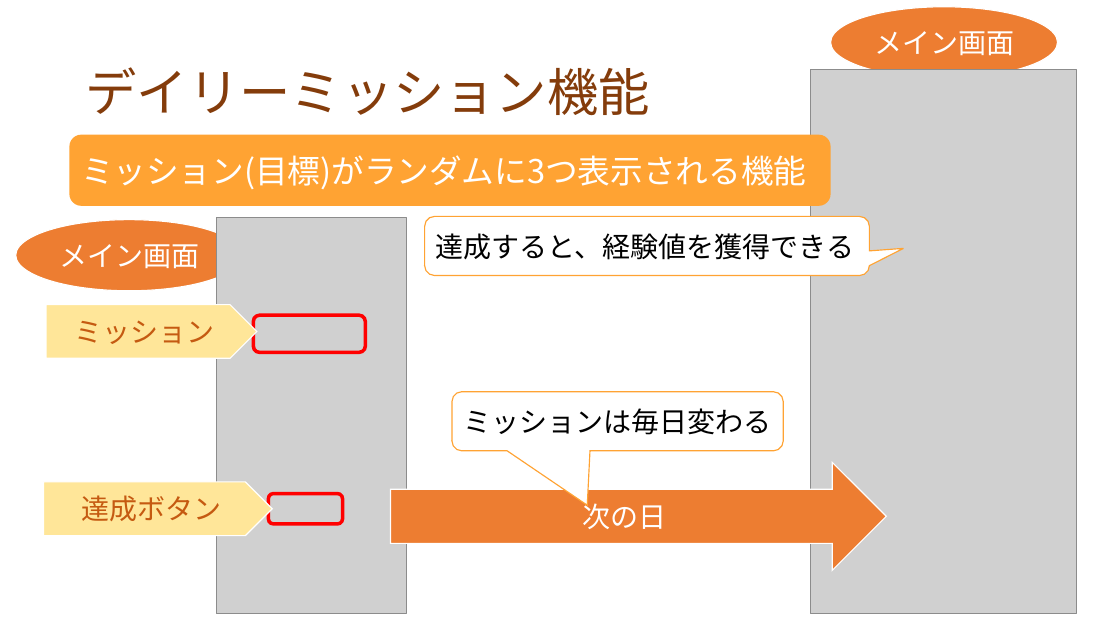
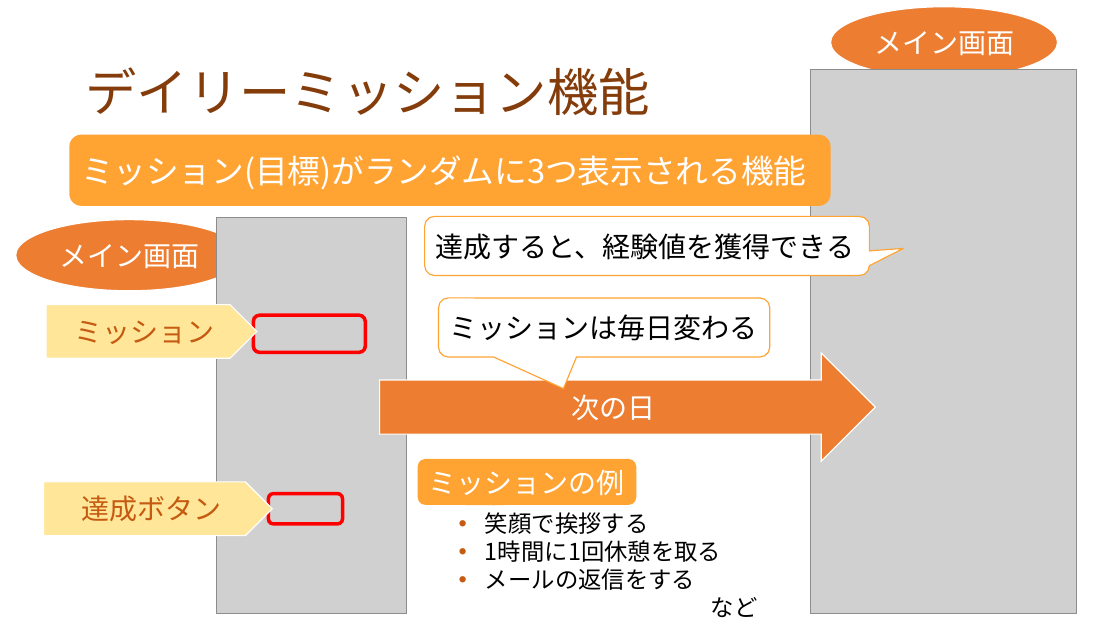
Before and after one commit to dojo2022/F-3, a slide deck: slide 12 of doc/プレゼン資料_F3_なかおっち.pptx (slide 11 before the commit). Drawn at 1120x630 pixels with LibreOffice and Linux fonts; fonts in the diff are those of the drawing; grey boxes stand for pictures. Boxes give left, top, right and bottom in pixels: in the first picture for what was removed or moved away, otherwise in the second. Text is boxed around its words. In the diff, an @@ line names an element or a change of style, - is before the commit and + after.

Commit message:
背景・想定利用者・目的 書き換え
ミッションの例も追加しました。
変だったら書き直してください。。

```diff
--- a/doc/プレゼン資料_F3_なかおっち.pptx
+++ b/doc/プレゼン資料_F3_なかおっち.pptx
@@ rounded speech box "ミッションは毎日変わる": place and size @@
-rounded speech box "ミッションは毎日変わる" at <box>452,392,783,450</box>
+rounded speech box "ミッションは毎日変わる" at <box>439,298,770,357</box>
@@ rounded speech box "ミッションは毎日変わる" at <box>439,298,770,357</box>: proportions changed @@
@@ right arrow "次の日": place and size @@
-right arrow "次の日" at <box>391,462,886,571</box>
+right arrow "次の日" at <box>380,353,875,461</box>
@@ rounded speech box added at <box>418,459,636,505</box>, fill #FFA333, 24 pt, text #FFFFFF @@
+ミッションの例
@@ text added at <box>485,512,758,617</box>, 20 pt, text #000000 @@
+• 笑顔で挨拶する
+• 1時間に1回休憩を取る
+• メールの返信をする
+など
```
Also in this commit, not shown: 1 other slide changed, 1 slide added.
